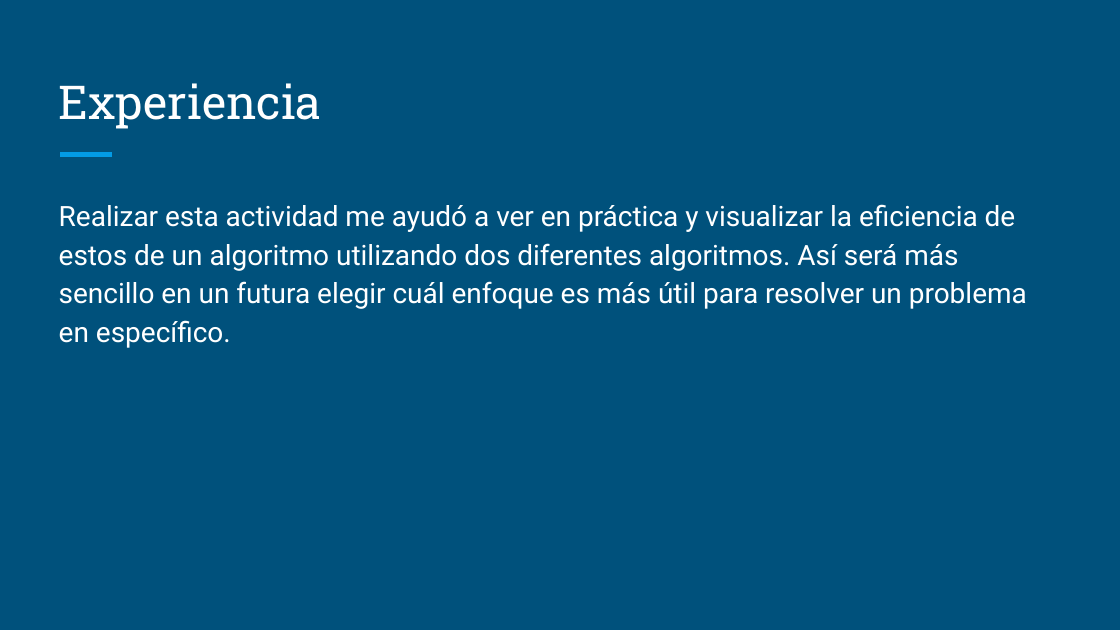
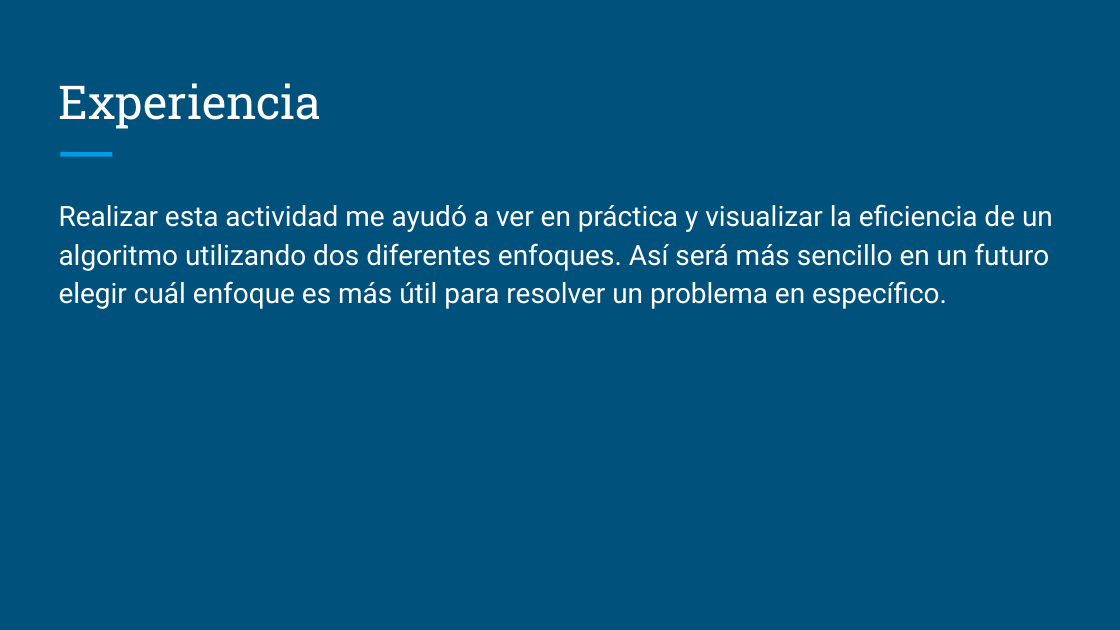
Before and after one commit to sebas-mora28/Algoritmos-Estructuras-Datos-II, a slide deck: slide 2 of Diseño-Algoritmos/Programación-Dinámica/Experiencia.pptx. Drawn at 1120x630 pixels with LibreOffice and Linux fonts; fonts in the diff are those of the drawing. Boxes give left, top, right and bottom in pixels: in the first picture for what was removed or moved away, otherwise in the second. Text is boxed around its words. In the diff, an @@ line names an element or a change of style, - is before the commit and + after.

```diff
--- a/Diseño-Algoritmos/Programación-Dinámica/Experiencia.pptx
+++ b/Diseño-Algoritmos/Programación-Dinámica/Experiencia.pptx
@@ text at (x1=59, y1=204, x2=1053, y2=309): text changed @@
-Realizar esta actividad me ayudó a ver en práctica y visualizar la eficiencia de estos de un algoritmo utilizando dos diferentes algoritmos. Así será más sencillo en un futura elegir cuál enfoque es más útil para resolver un problema en específico.
+Realizar esta actividad me ayudó a ver en práctica y visualizar la eficiencia de un algoritmo utilizando dos diferentes enfoques. Así será más sencillo en un futuro elegir cuál enfoque es más útil para resolver un problema en específico.
```
Also in this commit, not shown: 3 other slides changed, 1 other file.
